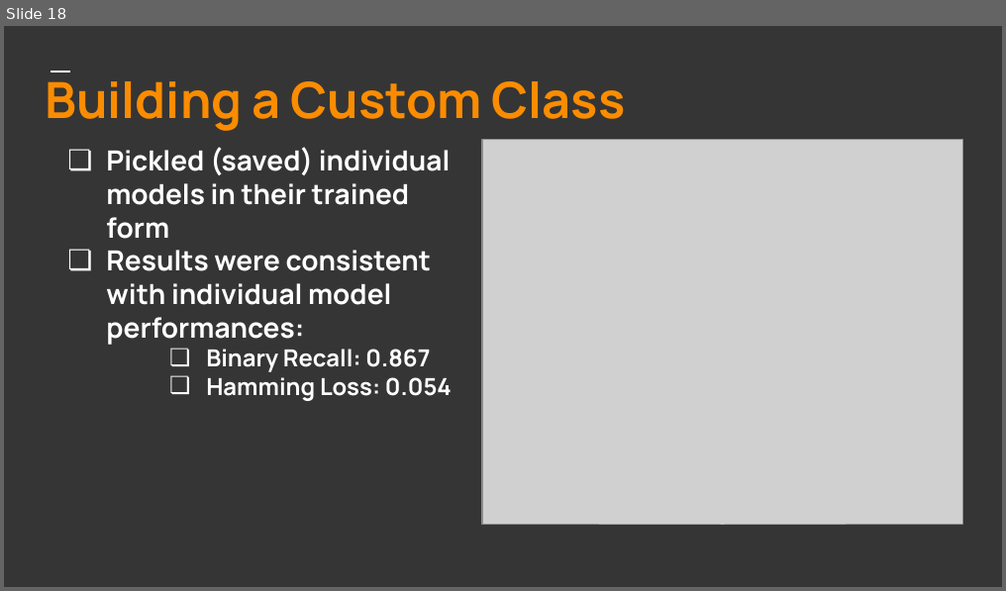
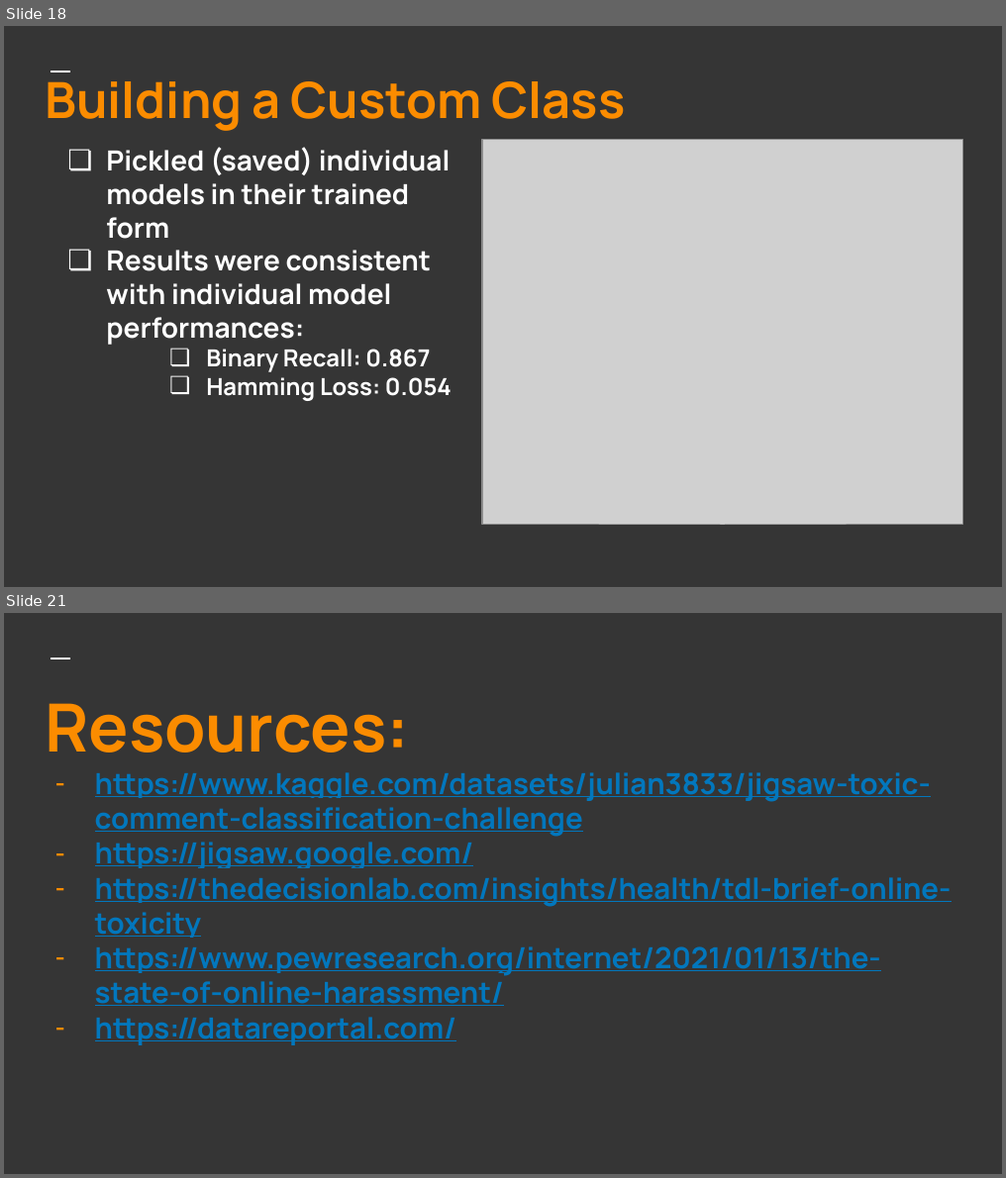
Before and after one commit to har1113/techx_online_toxicity_classification, a slide deck: Taming The Trolls.pptx. Shown one above the other, each under a label of ours: slide 18 before the commit, slides 18 and 21 after it; the slides between them are not shown. The pictures are 1006x591 and 1006x1178 pixels, drawn with LibreOffice and Linux fonts; fonts in the diff are those of the drawing; grey boxes stand for pictures. Boxes give left, top, right and bottom in pixels: in the first picture for what was removed or moved away, otherwise in the second. Text is boxed around its words. In the diff, an @@ line names an element or a change of style, - is before the commit and + after.

```diff
--- a/Taming The Trolls.pptx
+++ b/Taming The Trolls.pptx
@@ slide 21 added at [4, 613, 1002, 1174], background #353535; not listed: 1 template element that a slide beside it also shows @@
@@ title added at [45, 703, 951, 1046], 21 pt, text #0277BD, bold, underline @@
+Resources:
+– https://www.kaggle.com/datasets/julian3833/jigsaw-toxic-comment-classification-challenge
+– https://jigsaw.google.com/
+– https://thedecisionlab.com/insights/health/tdl-brief-online-toxicity
+– https://www.pewresearch.org/internet/2021/01/13/the-state-of-online-harassment/
+– https://datareportal.com/
```
Also in this commit, not shown: 3 slides changed, 1 other slide added.
